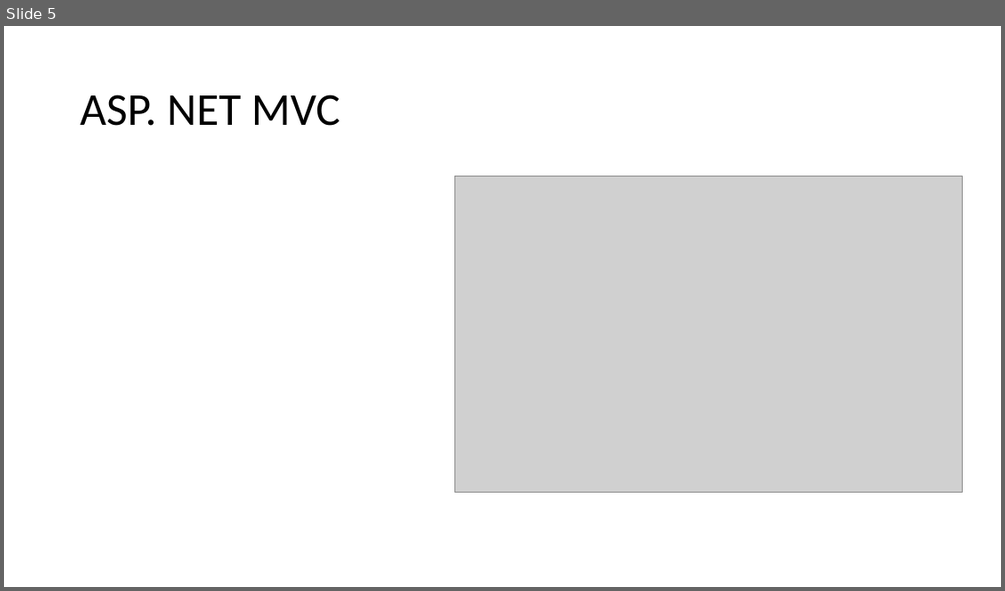
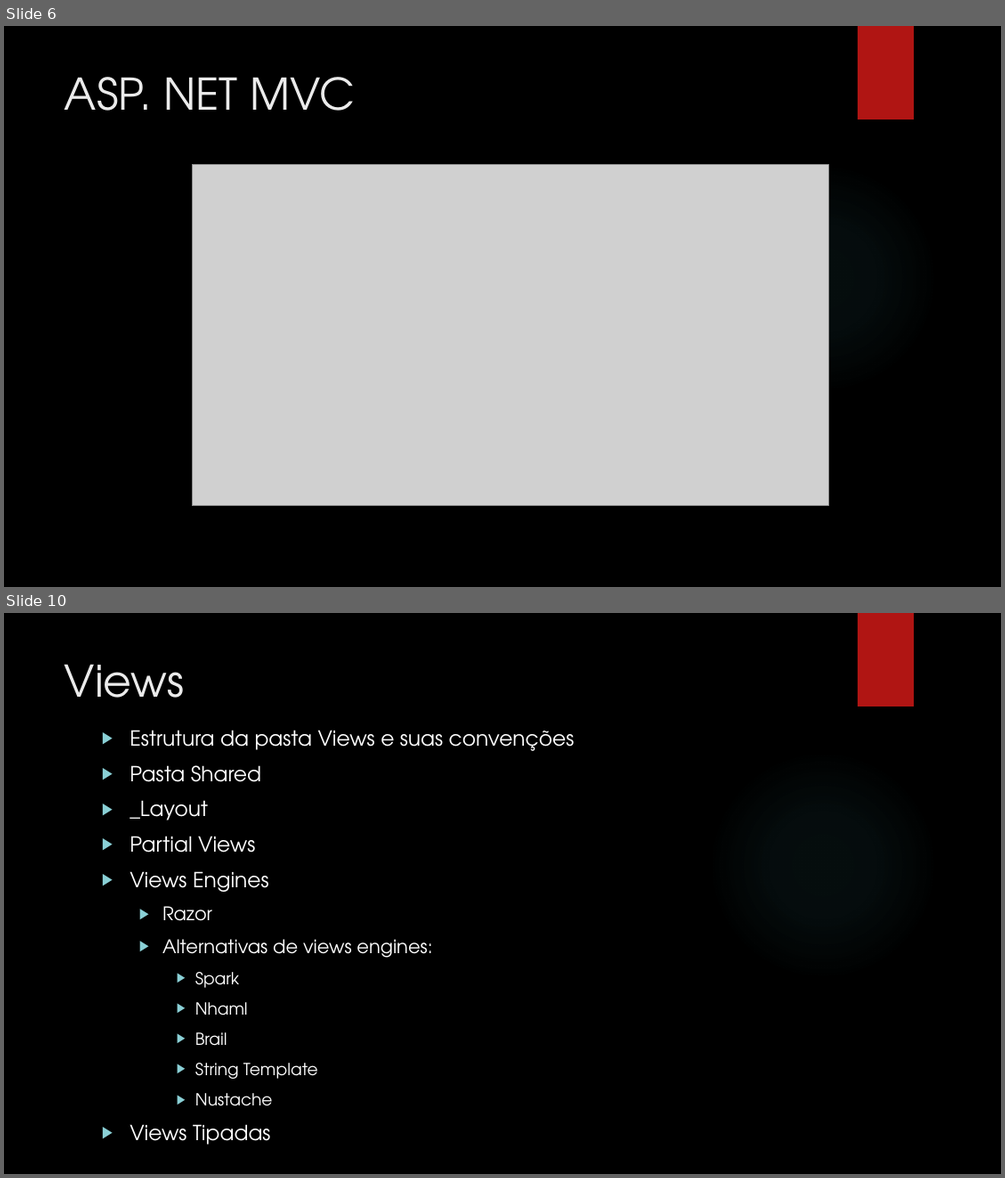
Before and after one commit to leolana/AspnetMvcLab, a slide deck: Presentation/AspNetMvc.pptx. Shown one above the other, each under a label of ours: slide 5 before the commit, slides 6 and 10 after it; the slides between them are not shown. The pictures are 1005x591 and 1005x1178 pixels, drawn with LibreOffice and Linux fonts; fonts in the diff are those of the drawing; grey boxes stand for pictures; background and template pictures are left out. Boxes give left, top, right and bottom in pixels: in the first picture for what was removed or moved away, otherwise in the second. Text is boxed around its words. In the diff, an @@ line names an element or a change of style, - is before the commit and + after.

```diff
--- a/Presentation/AspNetMvc.pptx
+++ b/Presentation/AspNetMvc.pptx
@@ slide 10 added at <box>4,613,1001,1174</box>, background picture (left out); not listed: 2 template elements that a slide beside it also shows @@
@@ title added at <box>65,664,185,698</box>, 42 pt, text #EBEBEB @@
+Views
@@ text added at <box>129,730,574,1106</box>, 20 pt, text #FFFFFF @@
+▶ Estrutura da pasta Views e suas convenções
+▶ Pasta Shared
+▶ _Layout
+▶ Partial Views
+▶ Views Engines
+  ▶ Razor
+  ▶ Alternativas de views engines:
+    ▶ Spark
+    ▶ Nhaml
+    ▶ Brail
+    ▶ String Template
+    ▶ Nustache
+▶ Views Tipadas
@@ what was slide 5 is now slide 6 @@
@@ slide 6 changed as well @@
@@ background #FFFFFF to picture (left out) @@
@@ rectangle added at <box>858,26,914,119</box>, fill #B01513 @@
@@ title "ASP. NET MVC": place and size @@
-title "ASP. NET MVC" at <box>80,95,340,126</box>
+title "ASP. NET MVC" at <box>65,77,355,111</box>
@@ title "ASP. NET MVC" at <box>65,77,355,111</box>: size 44 to 42 pt, font Calibri to TeX Gyre Adventor, text colour #000000 to #EBEBEB; line spacing 0.9 to 1; vertical alignment middle to top @@
@@ picture: place and size @@
-picture at <box>455,176,963,491</box>
+picture at <box>192,164,828,506</box>
@@ ellipse added at <box>708,163,938,394</box>, fill gradient #50B9C1 @@
```
Also in this commit, not shown: 10 other slides changed, 11 other slides added, 6 slides removed.
